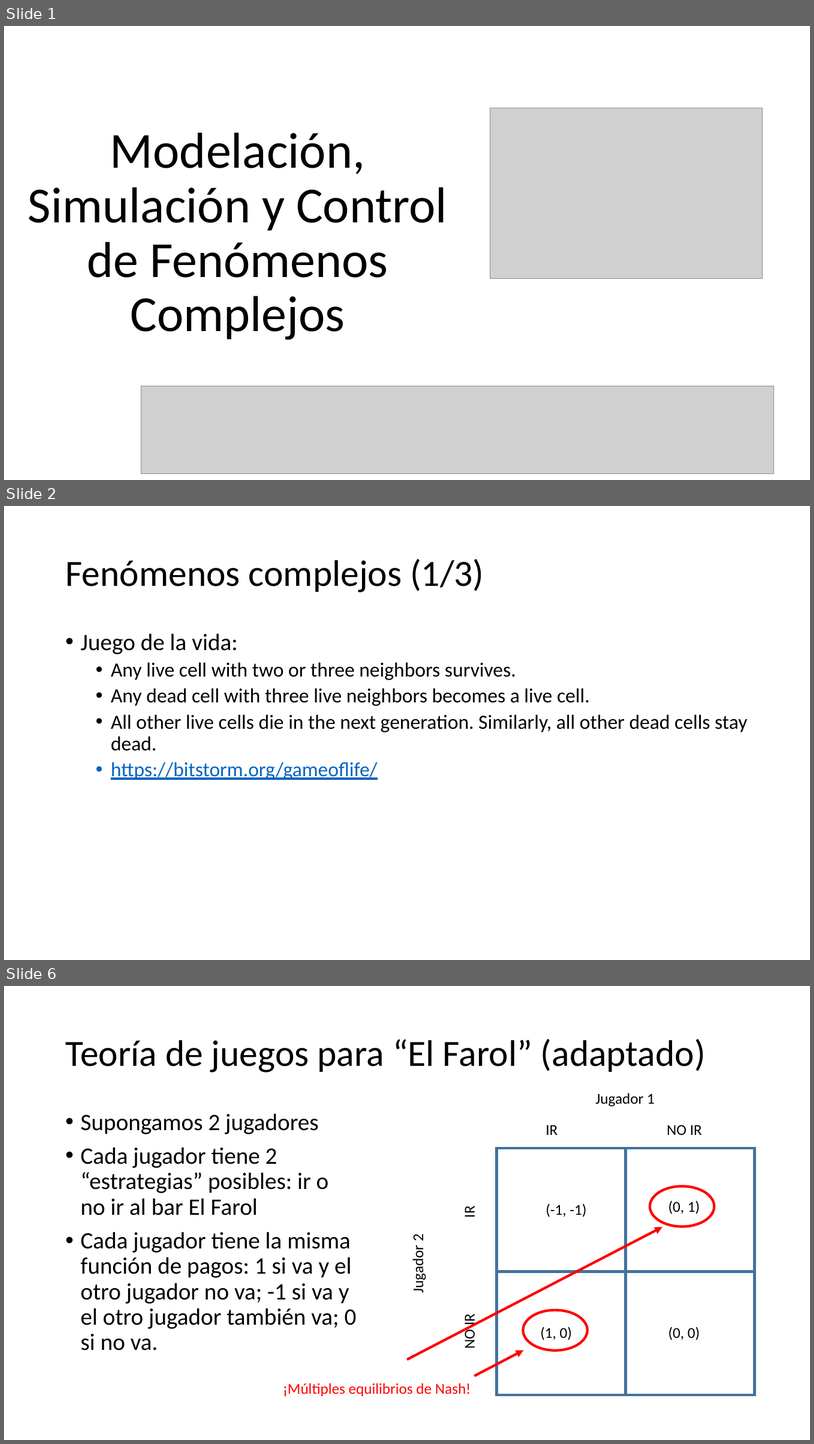
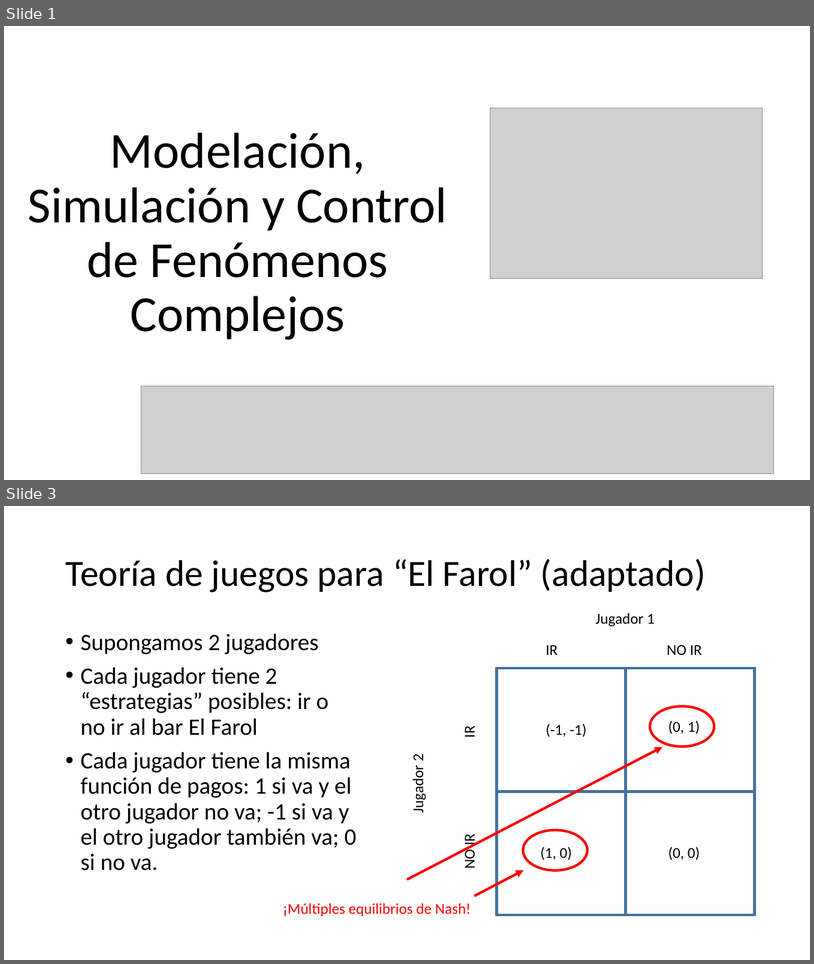
Before and after one commit to Slendercoder/SemilleroMSFS, a slide deck: Presentaciones/MSCFC.pptx. Shown one above the other, each under a label of ours: slides 1, 2 and 6 before the commit, slides 1 and 3 after it; the slides between them are not shown. The pictures are 814x1444 and 814x964 pixels, drawn with LibreOffice and Linux fonts; fonts in the diff are those of the drawing; grey boxes stand for pictures. Boxes give left, top, right and bottom in pixels: in the first picture for what was removed or moved away, otherwise in the second. Text is boxed around its words. In the diff, an @@ line names an element or a change of style, - is before the commit and + after.

```diff
--- a/Presentaciones/MSCFC.pptx
+++ b/Presentaciones/MSCFC.pptx
@@ slide 2 removed at <box>4,506,810,960</box>, background #FFFFFF @@
@@ title removed at <box>65,559,484,592</box> @@
-Fenómenos complejos (1/3)
@@ text removed at <box>81,633,747,780</box> @@
-• Juego de la vida:
-  • Any live cell with two or three neighbors survives.
-  • Any dead cell with three live neighbors becomes a live cell.
-  • All other live cells die in the next generation. Similarly, all other dead cells stay dead.
-  • https://bitstorm.org/gameoflife/
@@ what was slide 6 is now slide 3 @@
```
Also in this commit, not shown: 2 slides added, 9 other slides removed.
